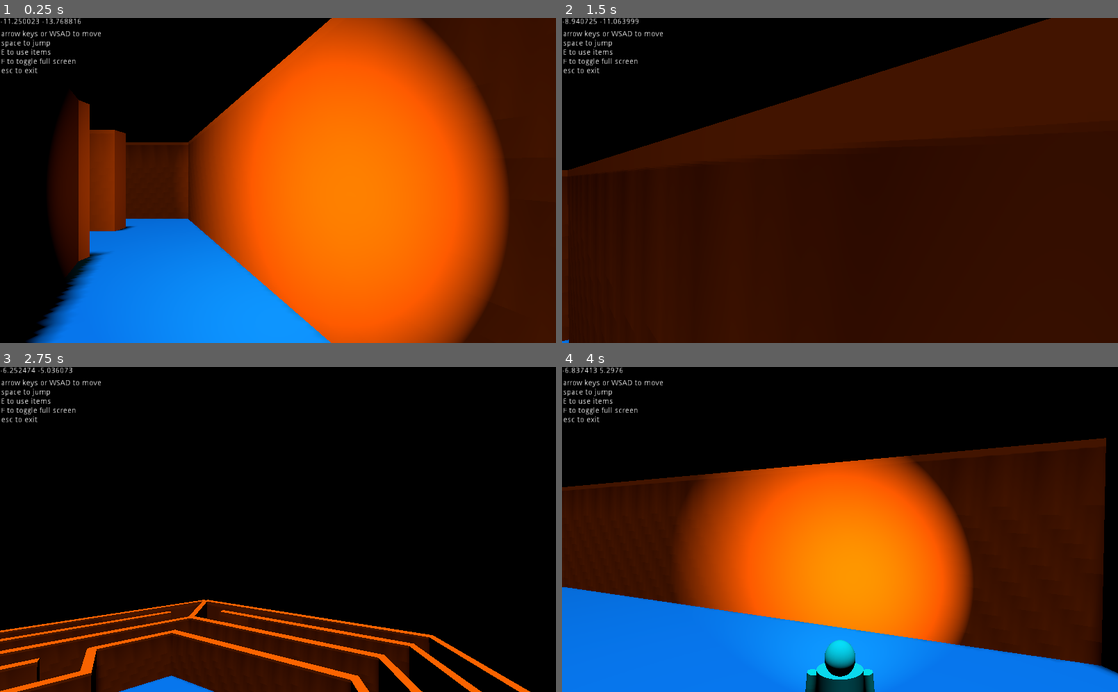
Above: before the commit, frames 1-4 (two rows, left to right).
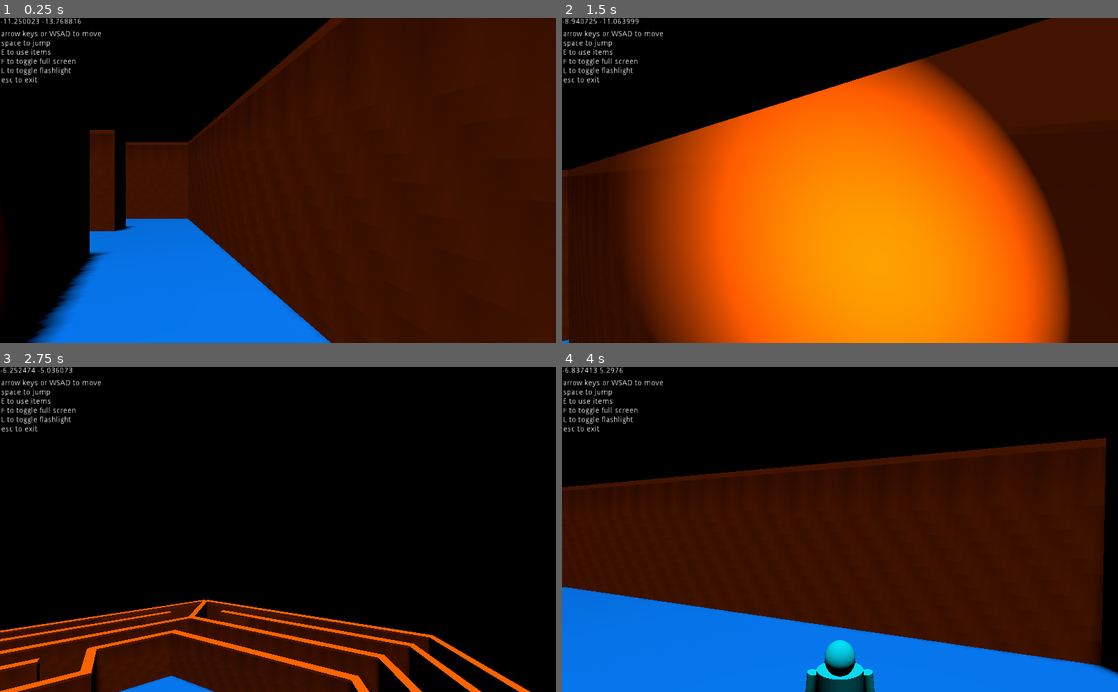
Above: after the commit, the same moments.

Repository: mrazeja7/mazes
Game: Godot game, scene res://hexa_maze.tscn
Two runs of this game, one before a commit and one after it. Both use one fixed random seed, a clock stepped at 60 frames per second and the inputs below. The project has no main scene, so this scene is started directly.
Inputs (mouse positions are in pixels of both pictures, inside the frame that each line leads up to):
- Up to frame 1 (0.25 s): no input
- Up to frame 2 (1.5 s): tap Enter at 0.5 s; move the mouse to (867, 180) at 0.52 s; hold L 0.53-1.28 s; hold Up (ui_up) from 0.53 s (still down); tap Space at 0.77 s; move the mouse to (812, 180) at 1.27 s; tap L at 1.35 s
- Up to frame 3 (2.75 s): keep holding Up (ui_up); tap Space at 1.52 s; move the mouse to (289, 523) at 2.02 s; hold H from 2.03 s (still down); tap L at 2.3 s
- Up to frame 4 (4 s): keep holding Up (ui_up); move the mouse to (834, 536) at 2.77 s; release H at 2.78 s; tap C at 2.85 s; tap Space at 3.02, 3.77 s; tap L at 3.05, 3.8 s; move the mouse to (878, 532) at 3.52 s; hold E from 3.53 s (still down)

The runs differ from the first frame. In frame 1, 52% of the frame differs, in the area x 0-92%, y 0-100%; in frame 2, 55%, in the area x 0-92%, y 12-100%; in frame 3, 0.2%; in frame 4, 26%.

Commit message:
fixed walls clipping together

Diff:
--- a/hexa_maze.tscn
+++ b/hexa_maze.tscn
@@ -424,23 +424,31 @@
 
 transform = Transform( 1.71764, 0, -0.500001, 0, 1, 0, 0.991681, 0, 0.866026, -8.92589, -0.2904, -185.214 )
 
-[node name="wall64" parent="walls/maze1" index="60" instance=ExtResource( 2 )]
+[node name="wall82" parent="walls/maze1" index="60" instance=ExtResource( 2 )]
+
+transform = Transform( 0.601175, 0, -0.337501, 0, 1, 0, 0.347089, 0, 0.584568, -11.3618, -0.2904, -188.295 )
+
+[node name="wall83" parent="walls/maze1" index="61" instance=ExtResource( 2 )]
+
+transform = Transform( -0.112804, 0, -0.584568, 0, 1, 0, 0.195382, 0, -0.337501, -10.0663, -0.2904, -186.739 )
+
+[node name="wall64" parent="walls/maze1" index="62" instance=ExtResource( 2 )]
 
 transform = Transform( 1.63176, 0, -0.500001, 0, 1, 0, 0.942097, 0, 0.866027, -8.44292, -0.2904, -188.23 )
 
-[node name="wall80" parent="walls/maze1" index="61" instance=ExtResource( 2 )]
+[node name="wall80" parent="walls/maze1" index="63" instance=ExtResource( 2 )]
 
 transform = Transform( -0.521736, 0, -0.500002, 0, 1, 0, 0.301224, 0, -0.86603, -1.63641, -0.2904, -183.557 )
 
-[node name="wall65" parent="walls/maze1" index="62" instance=ExtResource( 2 )]
+[node name="wall65" parent="walls/maze1" index="64" instance=ExtResource( 2 )]
 
 transform = Transform( -0.521736, 0, -0.500002, 0, 1, 0, 0.301224, 0, -0.86603, -2.43643, -0.2904, -183.106 )
 
-[node name="wall79" parent="walls/maze1" index="63" instance=ExtResource( 2 )]
+[node name="wall79" parent="walls/maze1" index="65" instance=ExtResource( 2 )]
 
 transform = Transform( -0.521736, 0, -0.500002, 0, 1, 0, 0.301224, 0, -0.86603, -1.33758, -0.2904, -186.789 )
 
-[node name="wall81" parent="walls/maze1" index="64" instance=ExtResource( 2 )]
+[node name="wall81" parent="walls/maze1" index="66" instance=ExtResource( 2 )]
 
 transform = Transform( -0.521736, 0, -0.500002, 0, 1, 0, 0.301224, 0, -0.86603, -2.18194, -0.2904, -186.302 )
 
@@ -451,12 +459,12 @@
 
 [node name="wall37" parent="walls/maze2" index="0" instance=ExtResource( 2 )]
 
-transform = Transform( 1.71764, 0, -0.500001, 0, 1, 0, 0.99168, 0, 0.866026, -11.1551, -0.2904, -186.524 )
+transform = Transform( 1.71764, 0, -0.500001, 0, 1, 0, 0.99168, 0, 0.866026, -11.9323, -0.2904, -186.078 )
 _sections_unfolded = [ "Transform", "Visibility" ]
 
 [node name="wall40" parent="walls/maze2" index="1" instance=ExtResource( 2 )]
 
-transform = Transform( 1.71764, 0, -0.500001, 0, 1, 0, 0.991681, 0, 0.866026, -8.92589, -0.2904, -185.214 )
+transform = Transform( 1.71764, 0, -0.500001, 0, 1, 0, 0.991681, 0, 0.866026, -9.70309, -0.2904, -184.768 )
 
 [node name="wall39" parent="walls/maze2" index="2" instance=ExtResource( 2 )]
 
@@ -468,7 +476,7 @@
 
 [node name="wall93" parent="walls/maze2" index="4" instance=ExtResource( 2 )]
 
-transform = Transform( -0.521736, 0, -0.500002, 0, 1, 0, 0.301224, 0, -0.86603, -2.63886, -0.4404, -174.693 )
+transform = Transform( -0.521736, 0, -0.500002, 0, 1, 0, 0.301224, 0, -0.86603, -2.63884, -0.4404, -174.693 )
 
 [node name="wall103" parent="walls/maze2" index="5" instance=ExtResource( 2 )]
 
@@ -524,7 +532,7 @@
 
 [node name="wall61" parent="walls/maze2" index="18" instance=ExtResource( 2 )]
 
-transform = Transform( -0.521736, 0, -0.500002, 0, 1, 0, 0.301224, 0, -0.86603, -2.43643, -0.2904, -183.106 )
+transform = Transform( -0.521736, 0, -0.500002, 0, 1, 0, 0.301224, 0, -0.86603, -3.1942, -0.2904, -182.669 )
 
 [node name="wall64" parent="walls/maze2" index="19" instance=ExtResource( 2 )]
 
@@ -568,137 +576,109 @@
 
 [node name="wall66" parent="walls/maze2" index="29" instance=ExtResource( 2 )]
 
-transform = Transform( -0.602449, 0, 6.25849e-07, 0, 1, 0, -3.8743e-07, 0, -1.00001, -16.1017, -0.2904, -179.564 )
-
-[node name="wall69" parent="walls/maze2" index="30" instance=ExtResource( 2 )]
-
-transform = Transform( -0.602449, 0, 6.25849e-07, 0, 1, 0, -3.57628e-07, 0, -1.00001, -13.3767, -0.2904, -179.564 )
-
-[node name="wall72" parent="walls/maze2" index="31" instance=ExtResource( 2 )]
+transform = Transform( -0.964672, 0, 6.25849e-07, 0, 1, 0, -5.96046e-07, 0, -1.00001, -14.9017, -0.2904, -179.564 )
+
+[node name="wall72" parent="walls/maze2" index="30" instance=ExtResource( 2 )]
 
 transform = Transform( 3.57628e-07, 0, 1.00001, 0, 1, 0, -0.602449, 0, 6.85453e-07, -8.50169, -0.2904, -181.364 )
 
-[node name="wall74" parent="walls/maze2" index="32" instance=ExtResource( 2 )]
-
-transform = Transform( 3.57628e-07, 0, 1.00001, 0, 1, 0, -0.602449, 0, 6.85453e-07, -8.50169, -0.2904, -177.964 )
-
-[node name="wall76" parent="walls/maze2" index="33" instance=ExtResource( 2 )]
-
-transform = Transform( 3.57628e-07, 0, 1.00001, 0, 1, 0, -0.602449, 0, 6.85453e-07, -8.5017, -0.2904, -176.539 )
-
-[node name="wall80" parent="walls/maze2" index="34" instance=ExtResource( 2 )]
+[node name="wall76" parent="walls/maze2" index="31" instance=ExtResource( 2 )]
+
+transform = Transform( 5.06639e-07, 0, 1.00001, 0, 1, 0, -0.85849, 0, 5.66244e-07, -8.5017, -0.2904, -177.164 )
+
+[node name="wall80" parent="walls/maze2" index="32" instance=ExtResource( 2 )]
 
 transform = Transform( 3.57628e-07, 0, 1.00001, 0, 1, 0, -0.602449, 0, 6.85453e-07, -8.50172, -0.2904, -172.964 )
 
-[node name="wall85" parent="walls/maze2" index="35" instance=ExtResource( 2 )]
+[node name="wall85" parent="walls/maze2" index="33" instance=ExtResource( 2 )]
 
 transform = Transform( 0.602449, 0, -6.25849e-07, 0, 1, 0, 3.57628e-07, 0, 1.00001, -10.0517, -0.2904, -171.414 )
 
-[node name="wall86" parent="walls/maze2" index="36" instance=ExtResource( 2 )]
+[node name="wall86" parent="walls/maze2" index="34" instance=ExtResource( 2 )]
 
 transform = Transform( 0.602449, 0, -6.25849e-07, 0, 1, 0, 3.57628e-07, 0, 1.00001, -10.0517, 2.5846, -171.414 )
 
-[node name="wall87" parent="walls/maze2" index="37" instance=ExtResource( 2 )]
+[node name="wall87" parent="walls/maze2" index="35" instance=ExtResource( 2 )]
 
 transform = Transform( 0.602449, 0, -6.25849e-07, 0, 1, 0, 3.57628e-07, 0, 1.00001, -10.0517, 5.3846, -171.414 )
 
-[node name="wall88" parent="walls/maze2" index="38" instance=ExtResource( 2 )]
+[node name="wall88" parent="walls/maze2" index="36" instance=ExtResource( 2 )]
 
 transform = Transform( 0.602449, 0, -6.25849e-07, 0, 1, 0, 3.57628e-07, 0, 1.00001, -10.0517, 5.3596, -174.539 )
 
-[node name="wall89" parent="walls/maze2" index="39" instance=ExtResource( 2 )]
-
-transform = Transform( 0.602449, 0, -6.25849e-07, 0, 1, 0, 3.57628e-07, 0, 1.00001, -10.0517, 3.5096, -174.539 )
-
-[node name="wall90" parent="walls/maze2" index="40" instance=ExtResource( 2 )]
+[node name="wall90" parent="walls/maze2" index="37" instance=ExtResource( 2 )]
 
 transform = Transform( 0.602449, 0, -6.25849e-07, 0, 1, 0, 3.57628e-07, 0, 1.00001, -10.0517, 2.7096, -174.539 )
 
-[node name="wall82" parent="walls/maze2" index="41" instance=ExtResource( 2 )]
+[node name="wall82" parent="walls/maze2" index="38" instance=ExtResource( 2 )]
 
 transform = Transform( 3.57628e-07, 0, 1.00001, 0, 1, 0, -0.602449, 0, 6.85453e-07, -8.50172, 2.5096, -172.964 )
 
-[node name="wall83" parent="walls/maze2" index="42" instance=ExtResource( 2 )]
+[node name="wall83" parent="walls/maze2" index="39" instance=ExtResource( 2 )]
 
 transform = Transform( 3.57628e-07, 0, 1.00001, 0, 1, 0, -0.602449, 0, 6.85453e-07, -8.50172, 5.3846, -172.964 )
 
-[node name="wall75" parent="walls/maze2" index="43" instance=ExtResource( 2 )]
-
-transform = Transform( 3.57628e-07, 0, 1.00001, 0, 1, 0, -0.602449, 0, 6.85453e-07, -11.8267, -0.2904, -177.964 )
-
-[node name="wall77" parent="walls/maze2" index="44" instance=ExtResource( 2 )]
-
-transform = Transform( 3.57628e-07, 0, 1.00001, 0, 1, 0, -0.602449, 0, 6.85453e-07, -11.8267, -0.2904, -176.539 )
-
-[node name="wall78" parent="walls/maze2" index="45" instance=ExtResource( 2 )]
+[node name="wall75" parent="walls/maze2" index="40" instance=ExtResource( 2 )]
+
+transform = Transform( 5.06639e-07, 0, 1.00001, 0, 1, 0, -0.85849, 0, 5.66244e-07, -11.8267, -0.2904, -177.264 )
+
+[node name="wall78" parent="walls/maze2" index="41" instance=ExtResource( 2 )]
 
 transform = Transform( 3.57628e-07, 0, 1.00001, 0, 1, 0, -0.602449, 0, 6.85453e-07, -11.8267, -0.2904, -172.964 )
 
-[node name="wall81" parent="walls/maze2" index="46" instance=ExtResource( 2 )]
+[node name="wall81" parent="walls/maze2" index="42" instance=ExtResource( 2 )]
 
 transform = Transform( 3.57628e-07, 0, 1.00001, 0, 1, 0, -0.602449, 0, 6.85453e-07, -11.8267, 2.5096, -172.964 )
 
-[node name="wall84" parent="walls/maze2" index="47" instance=ExtResource( 2 )]
+[node name="wall84" parent="walls/maze2" index="43" instance=ExtResource( 2 )]
 
 transform = Transform( 3.57628e-07, 0, 1.00001, 0, 1, 0, -0.602449, 0, 6.85453e-07, -11.8267, 5.3846, -172.964 )
 
-[node name="wall71" parent="walls/maze2" index="48" instance=ExtResource( 2 )]
-
-transform = Transform( -0.602449, 0, 6.25849e-07, 0, 1, 0, -3.57628e-07, 0, -1.00001, -13.3767, -0.2904, -179.564 )
-
-[node name="wall67" parent="walls/maze2" index="49" instance=ExtResource( 2 )]
-
-transform = Transform( -0.602449, 0, 6.25849e-07, 0, 1, 0, -3.57628e-07, 0, -1.00001, -16.1017, -0.2904, -182.914 )
-
-[node name="wall68" parent="walls/maze2" index="50" instance=ExtResource( 2 )]
-
-transform = Transform( -0.602449, 0, 6.25849e-07, 0, 1, 0, -3.27826e-07, 0, -1.00001, -13.3766, -0.2904, -182.914 )
-
-[node name="wall73" parent="walls/maze2" index="51" instance=ExtResource( 2 )]
+[node name="wall67" parent="walls/maze2" index="44" instance=ExtResource( 2 )]
+
+transform = Transform( -0.97898, 0, 6.25849e-07, 0, 1, 0, -5.96046e-07, 0, -1.00001, -15.2267, -0.2904, -182.914 )
+
+[node name="wall73" parent="walls/maze2" index="45" instance=ExtResource( 2 )]
 
 transform = Transform( -0.602449, 0, 6.25849e-07, 0, 1, 0, -3.27826e-07, 0, -1.00001, -10.4766, -0.2904, -182.914 )
 
-[node name="wall70" parent="walls/maze2" index="52" instance=ExtResource( 2 )]
-
-transform = Transform( -0.602449, 0, 6.25849e-07, 0, 1, 0, -3.27826e-07, 0, -1.00001, -13.3766, -0.2904, -182.914 )
-
-[node name="jumppad" parent="walls/maze2" index="53" instance=ExtResource( 7 )]
+[node name="jumppad" parent="walls/maze2" index="46" instance=ExtResource( 7 )]
 
 transform = Transform( 0.191916, 0, 0.953906, 0, 0.264067, 0, -0.110803, 0, 1.65221, 2.56201, -0.8154, -177.988 )
 
-[node name="jumppad2" parent="walls/maze2" index="54" instance=ExtResource( 7 )]
+[node name="jumppad2" parent="walls/maze2" index="47" instance=ExtResource( 7 )]
 
 transform = Transform( 0.191916, 0, 0.953906, 0, 0.264067, 0, -0.110803, 0, 1.65221, 0.0938301, -0.8154, -176.563 )
 
-[node name="jumppad3" parent="walls/maze2" index="55" instance=ExtResource( 7 )]
+[node name="jumppad3" parent="walls/maze2" index="48" instance=ExtResource( 7 )]
 
 transform = Transform( 0.191916, 0, 0.953906, 0, 0.264067, 0, -0.110803, 0, 1.65221, -1.76813, 0.5096, -175.488 )
 
-[node name="jumppad4" parent="walls/maze2" index="56" instance=ExtResource( 7 )]
+[node name="jumppad4" parent="walls/maze2" index="49" instance=ExtResource( 7 )]
 
 transform = Transform( 0.191916, 0, 0.953906, 0, 0.264067, 0, -0.110803, 0, 1.65221, -3.37028, 1.7846, -174.563 )
 
-[node name="jumppad5" parent="walls/maze2" index="57" instance=ExtResource( 7 )]
+[node name="jumppad5" parent="walls/maze2" index="50" instance=ExtResource( 7 )]
 
 transform = Transform( 0.191916, 0, 0.953906, 0, 0.264067, 0, -0.110803, 0, 1.65221, -5.31884, 3.4096, -173.438 )
 
-[node name="jumppad6" parent="walls/maze2" index="58" instance=ExtResource( 7 )]
+[node name="jumppad6" parent="walls/maze2" index="51" instance=ExtResource( 7 )]
 
 transform = Transform( 0.191916, 0, 0.953906, 0, 0.264067, 0, -0.110803, 0, 1.65221, -3.39192, 5.0346, -174.55 )
 
-[node name="jumppad7" parent="walls/maze2" index="59" instance=ExtResource( 7 )]
+[node name="jumppad7" parent="walls/maze2" index="52" instance=ExtResource( 7 )]
 
 transform = Transform( 0.191916, 0, 0.953906, 0, 0.264067, 0, -0.110803, 0, 1.65221, -5.29718, 6.4846, -173.45 )
 
-[node name="jumppad8" parent="walls/maze2" index="60" instance=ExtResource( 7 )]
+[node name="jumppad8" parent="walls/maze2" index="53" instance=ExtResource( 7 )]
 
 transform = Transform( 0.191916, 0, 0.953906, 0, 0.264067, 0, -0.110803, 0, 1.65221, -6.88468, 3.4346, -176.2 )
 
-[node name="jumppad9" parent="walls/maze2" index="61" instance=ExtResource( 7 )]
+[node name="jumppad9" parent="walls/maze2" index="54" instance=ExtResource( 7 )]
 
 transform = Transform( 0.191916, 0, 0.953906, 0, 0.264067, 0, -0.110803, 0, 1.65221, -4.76291, 5.2596, -177.425 )
 
-[node name="DirectionalLight2" type="DirectionalLight" parent="walls/maze2" index="62"]
+[node name="DirectionalLight2" type="DirectionalLight" parent="walls/maze2" index="55"]
 
 transform = Transform( 0.0437102, -0.976475, 0.211159, -0.93532, -0.114276, -0.334841, 0.351094, -0.182865, -0.918311, -5.87216, -0.524474, -181.909 )
 layers = 1
@@ -885,6 +865,7 @@
 space to jump
 E to use items
 F to toggle full screen
+L to toggle flashlight
 esc to exit"
 percent_visible = 1.0
 lines_skipped = 0
@@ -920,8 +901,9 @@
 
 [node name="button" parent="." index="5" instance=ExtResource( 10 )]
 
-transform = Transform( 0.866026, 0, -0.5, 0, 1, 0, 0.5, 0, 0.866026, -13.0455, 0.5, -11.1455 )
+transform = Transform( 0.866026, 0, -0.5, 0, 1, 0, 0.5, 0, 0.866026, -11.4128, 0.025, -9.42344 )
 script = ExtResource( 11 )
+_sections_unfolded = [ "Transform", "Visibility" ]
 
 [node name="OmniLight" type="OmniLight" parent="button" index="1"]
 
--- a/scripts/player.gd
+++ b/scripts/player.gd
@@ -11,6 +11,7 @@
 var view_sensitivity = 0.15
 var yaw = 0
 var pitch = 0
+var flashlight
 
 var pos_label
 
@@ -23,6 +24,8 @@
 	camera = get_node("yaw/Camera")
 	pos_label = get_node("poslabel")
 	self.set_meta("name","player")
+	flashlight = get_node("yaw/SpotLight")
+	flashlight.visible = false
 
 func _enter_scene():
 	Input.set_mouse_mode(Input.MOUSE_MODE_CAPTURED)
@@ -102,7 +105,7 @@
 		pass
 
 	if ie is InputEventKey and Input.is_key_pressed(KEY_L):
-		get_node("yaw/SpotLight").visible = not get_node("yaw/SpotLight").visible
+		flashlight.visible = not flashlight.visible
 		pass
 	#mouse movement
 	if ie is InputEventMouseMotion:
